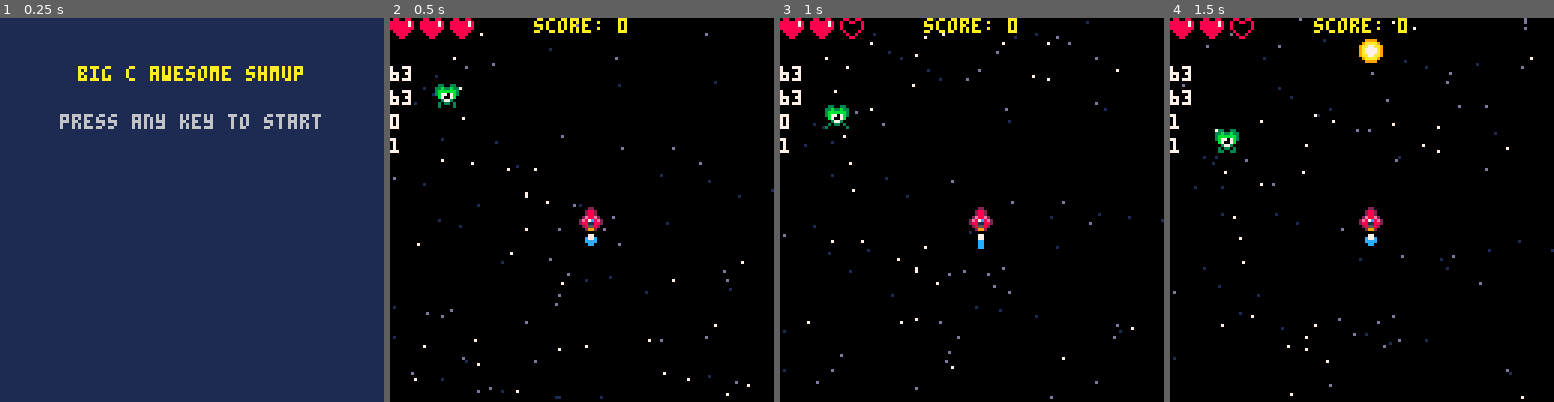
Above: before the commit, frames 1-4 (left to right).
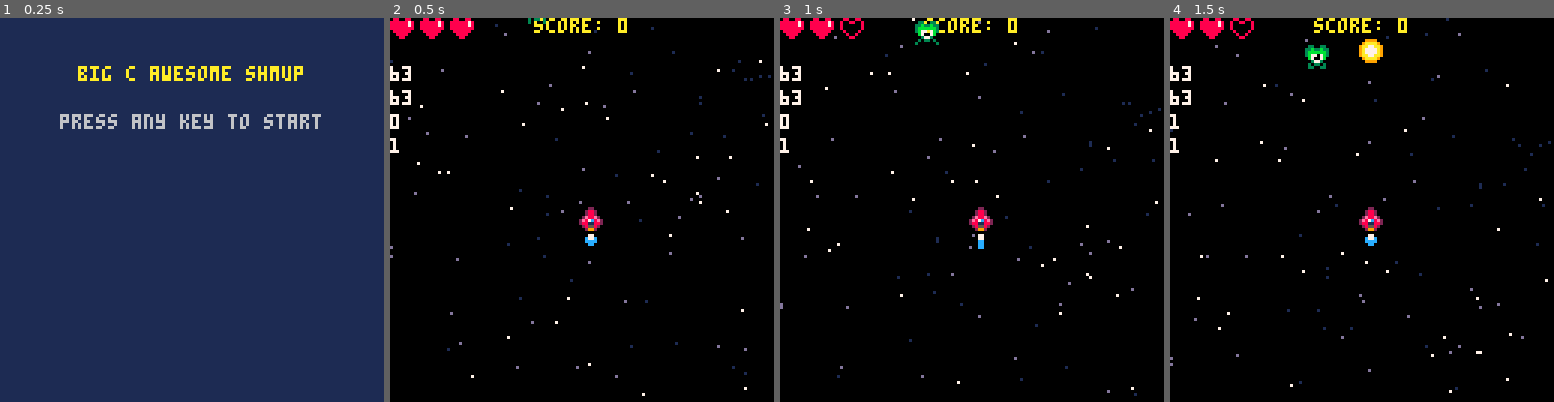
Above: after the commit, the same moments.

Repository: nascimento-cesar/pico-kombat-2
Game: PICO-8 cartridge shmup/shmup.p8
Two runs of this game, one before a commit and one after it. Both use one fixed random seed, a clock stepped at 60 frames per second and the inputs below.
Inputs:
- Up to frame 1 (0.25 s): no input
- Up to frame 2 (0.5 s): tap X (X key) at 0.33 s
- Up to frame 3 (1 s): tap O (Z key) at 0.7 s
- Up to frame 4 (1.5 s): tap X (X key) at 1.07 s

Frame 1 is identical in both runs. In frame 2, 1.5% of the frame differs, in the area x 0-100%, y 0-100%; in frame 3, 1.7%; in frame 4, 1.7%.

Commit message:
feat(shmup): increase score

Diff:
--- a/shmup/init.lua
+++ b/shmup/init.lua
@@ -83,8 +83,9 @@
   enemies = {}
   local new_enemy = {
     sprite_i = 1,
-    x = random_axis(),
-    y = 20
+    x = flr(rnd(128 - tile_w)),
+    y = -tile_h,
+    points = 100
   }
   add(enemies, new_enemy)
 end
--- a/shmup/update.lua
+++ b/shmup/update.lua
@@ -77,7 +77,10 @@
       local hit = objects_collided(bullet, enemy)
 
       if hit then
+        sfx(1)
         del(enemies, enemy)
+        score += enemy.points
+        set_enemies()
       end
     end
 
Not shown, changed: the sound effects (__sfx__) section of shmup/shmup.p8
